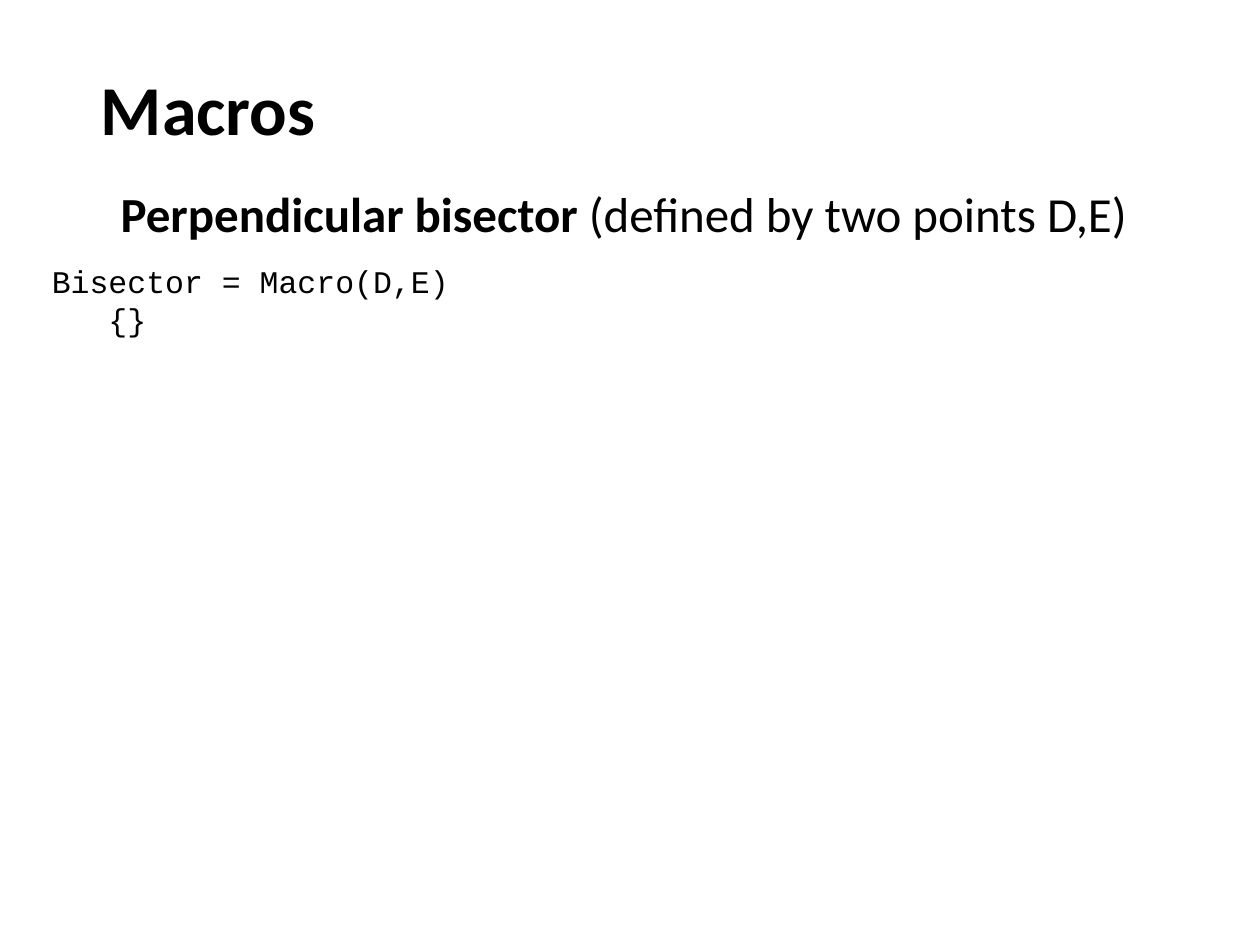
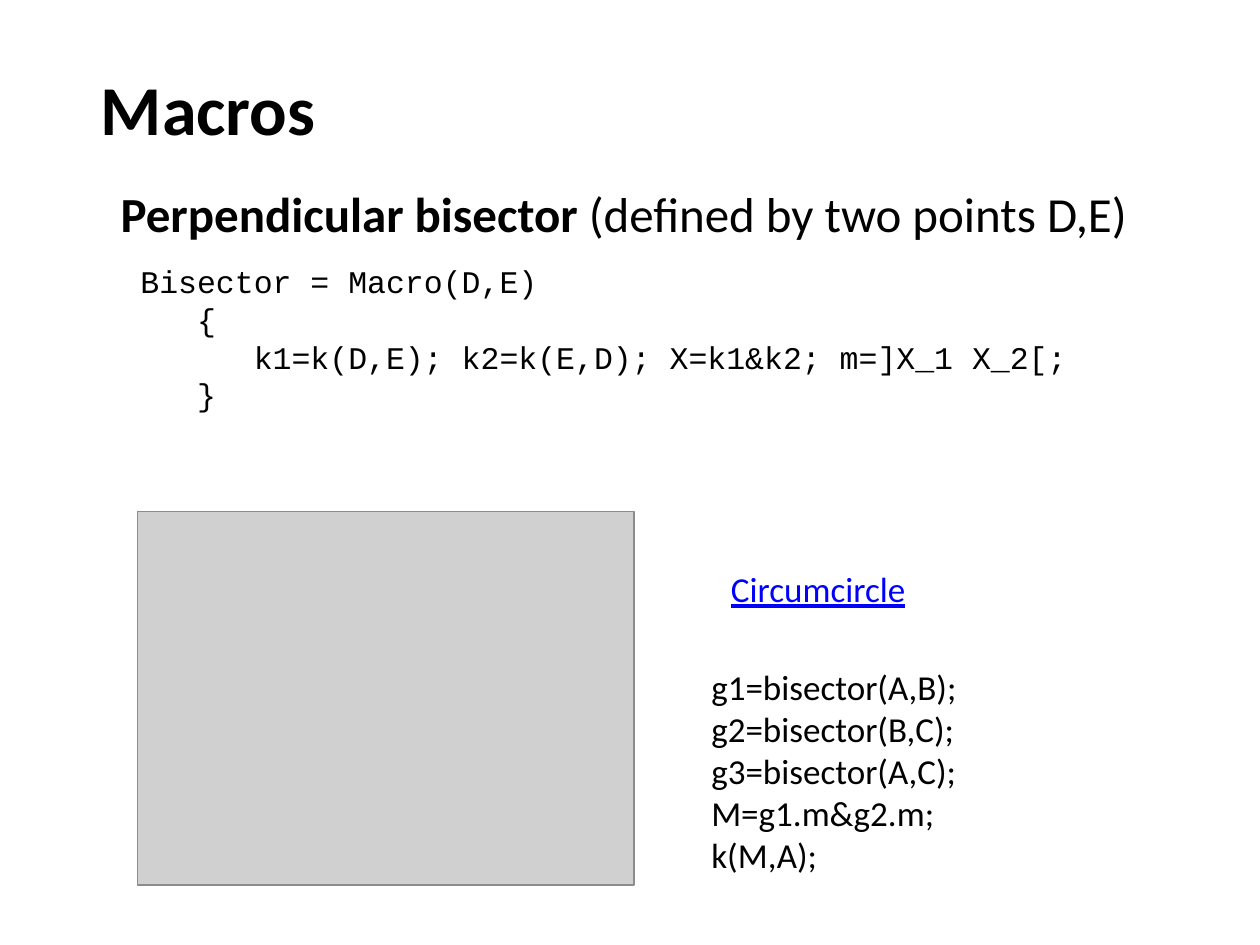
Before and after one commit to stepheneb/jsxgraph, a slide deck: slide 38 of doc/InnomathEd/Interactive geometry with JSXGraph.pptx (slide 39 before the commit). Drawn at 1260x945 pixels with LibreOffice and Linux fonts; fonts in the diff are those of the drawing; grey boxes stand for pictures; background and template pictures are left out. Boxes give left, top, right and bottom in pixels: in the first picture for what was removed or moved away, otherwise in the second. Text is boxed around its words. In the diff, an @@ line names an element or a change of style, - is before the commit and + after.

```diff
--- a/doc/InnomathEd/Interactive geometry with JSXGraph.pptx
+++ b/doc/InnomathEd/Interactive geometry with JSXGraph.pptx
@@ text "Bisector = Macro(D,E)": place and size @@
-text "Bisector = Macro(D,E)" at [52,270,449,300]
+text "Bisector = Macro(D,E)" at [140,270,1066,376]
@@ text at [254,346,1066,376]: text changed @@
-{}
+{
+k1=k(D,E); k2=k(E,D); X=k1&k2; m=]X_1 X_2[;
+}
@@ picture added at [137,512,634,885] @@
@@ text added at [731,577,905,608], 20 pt, text #0000FF, underline @@
+Circumcircle
@@ text added at [711,674,956,873], 20 pt, text #000000 @@
+g1=bisector(A,B);
+g2=bisector(B,C);
+g3=bisector(A,C);
+M=g1.m&g2.m;
+k(M,A);
```
Also in this commit, not shown: 2 other slides changed, 7 other files.
